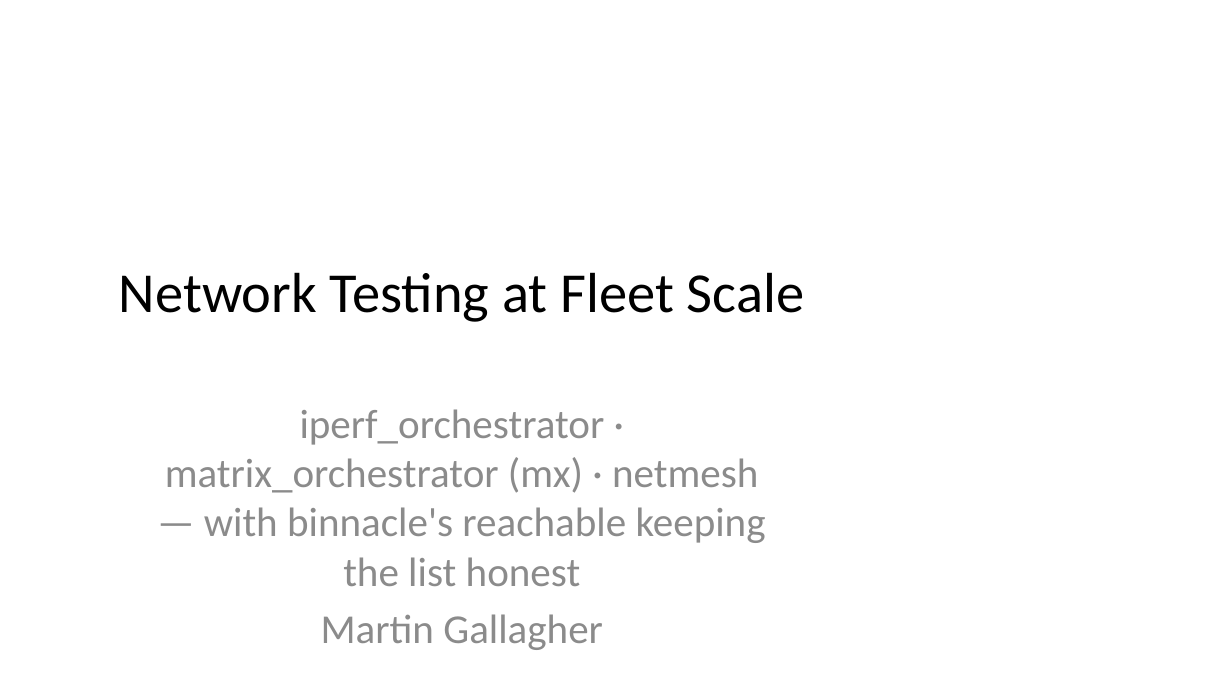
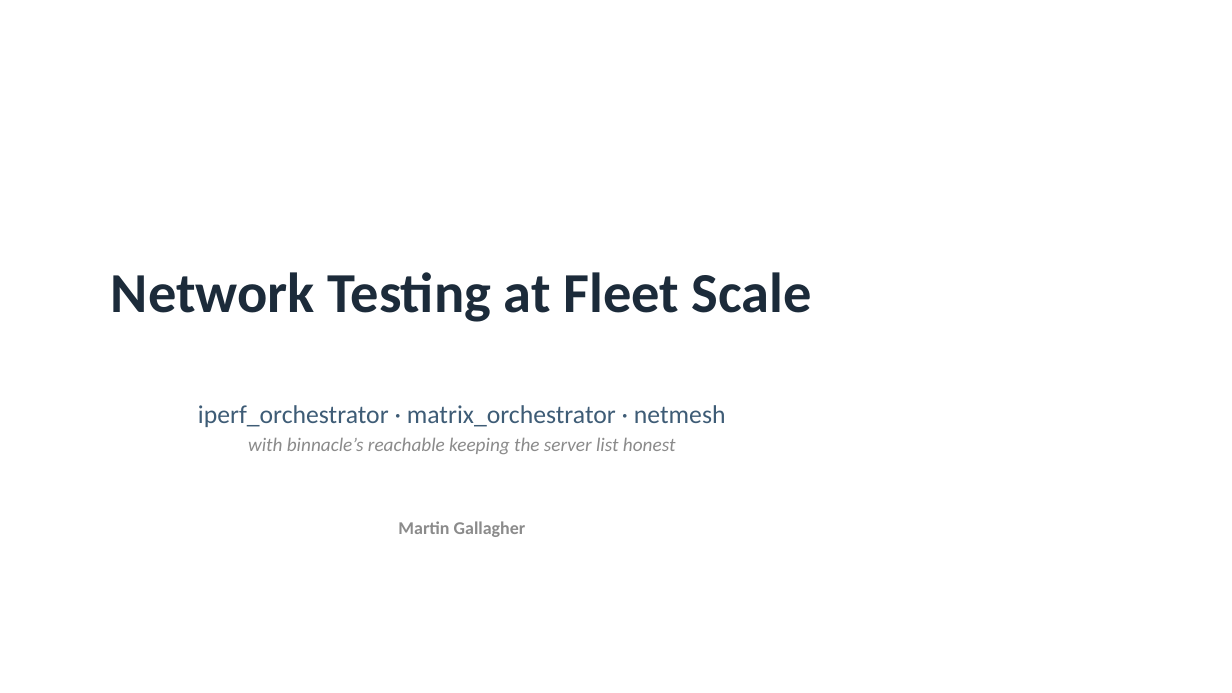
Before and after one commit to MartinGallagher-code/presentations, a slide deck: slide 1 of network-testing/network_testing.pptx. Drawn at 1232x693 pixels with LibreOffice and Linux fonts; fonts in the diff are those of the drawing. Boxes give left, top, right and bottom in pixels: in the first picture for what was removed or moved away, otherwise in the second. Text is boxed around its words. In the diff, an @@ line names an element or a change of style, - is before the commit and + after.

```diff
--- a/network-testing/network_testing.pptx
+++ b/network-testing/network_testing.pptx
@@ title "Network Testing at Fleet Scale" at <box>111,272,812,322</box>: text colour #000000 to #1C2B3A, bold on @@
@@ subtitle at <box>198,405,726,454</box>: text changed; size 32 to 15 pt; italic on @@
-iperf_orchestrator · matrix_orchestrator (mx) · netmesh — with binnacle's reachable keeping the list honest
+iperf_orchestrator · matrix_orchestrator · netmesh
+with binnacle’s reachable keeping the server list honest
@@ subtitle at <box>398,521,526,537</box>: size 32 to 14 pt, bold on in "Martin Gallagher"; less space between paragraphs @@
```
Also in this commit, not shown: 3 slides added, 6 slides removed, 2 other files.
